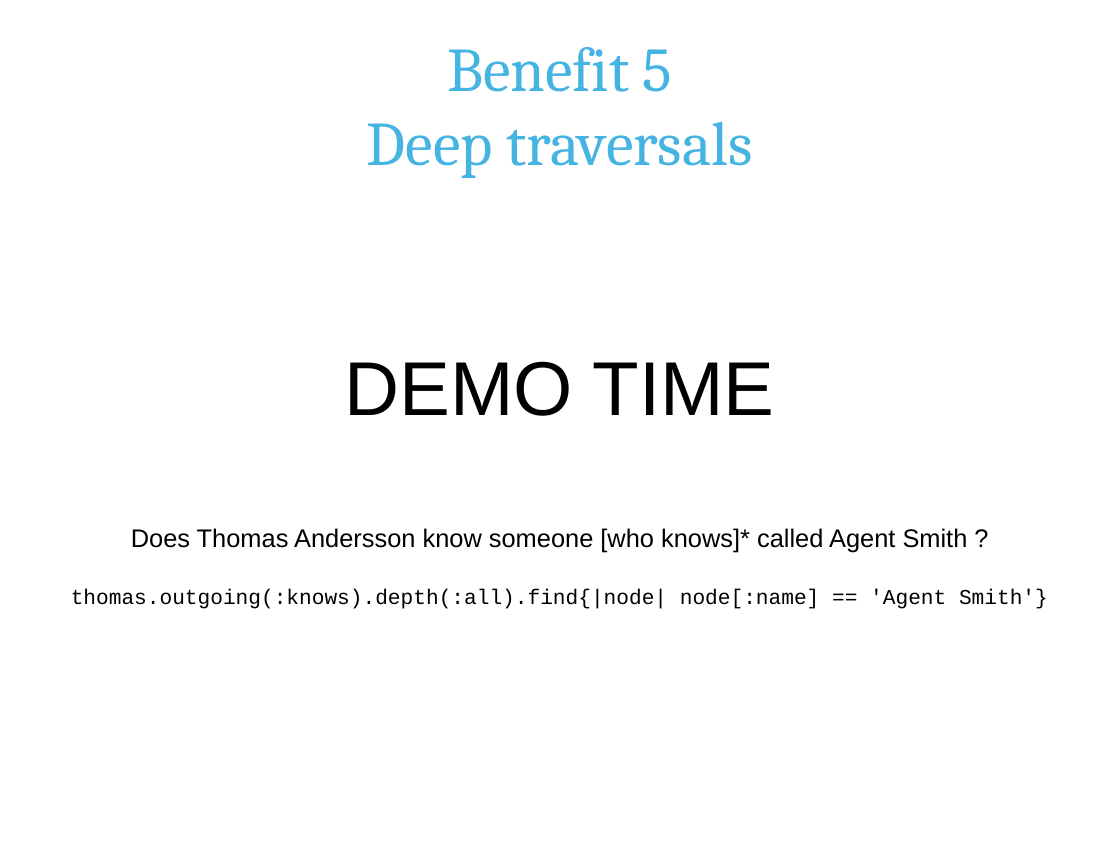
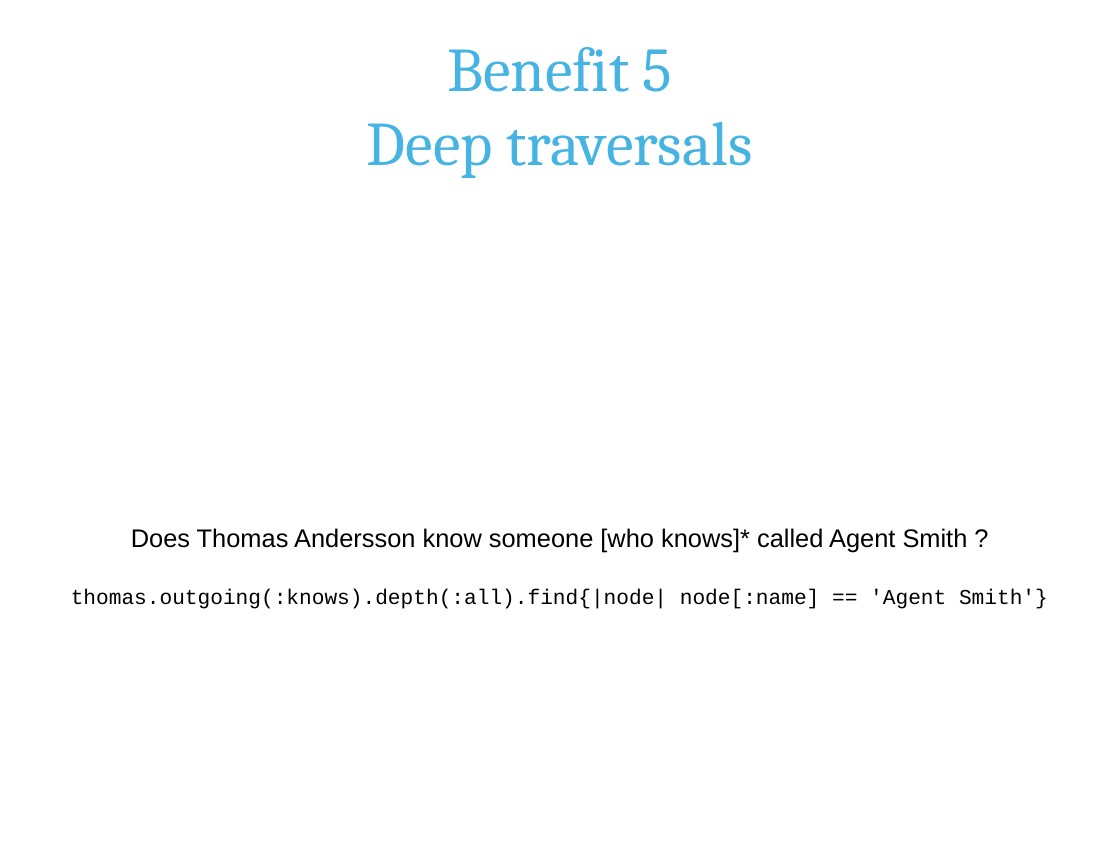
Before and after one commit to andreasronge/andreasronge.github.com, a slide deck: slide 14 of rails-conf.rb.odp. Drawn at 1120x841 pixels with LibreOffice and Linux fonts; fonts in the diff are those of the drawing; background and template pictures are left out. Boxes give left, top, right and bottom in pixels: in the first picture for what was removed or moved away, otherwise in the second. Text is boxed around its words. In the diff, an @@ line names an element or a change of style, - is before the commit and + after.

```diff
--- a/rails-conf.rb.odp
+++ b/rails-conf.rb.odp
@@ subtitle at <box>345,361,775,416</box>: paragraph removed @@
-DEMO TIME
```
Also in this commit, not shown: 5 other slides changed, 1 other file.
